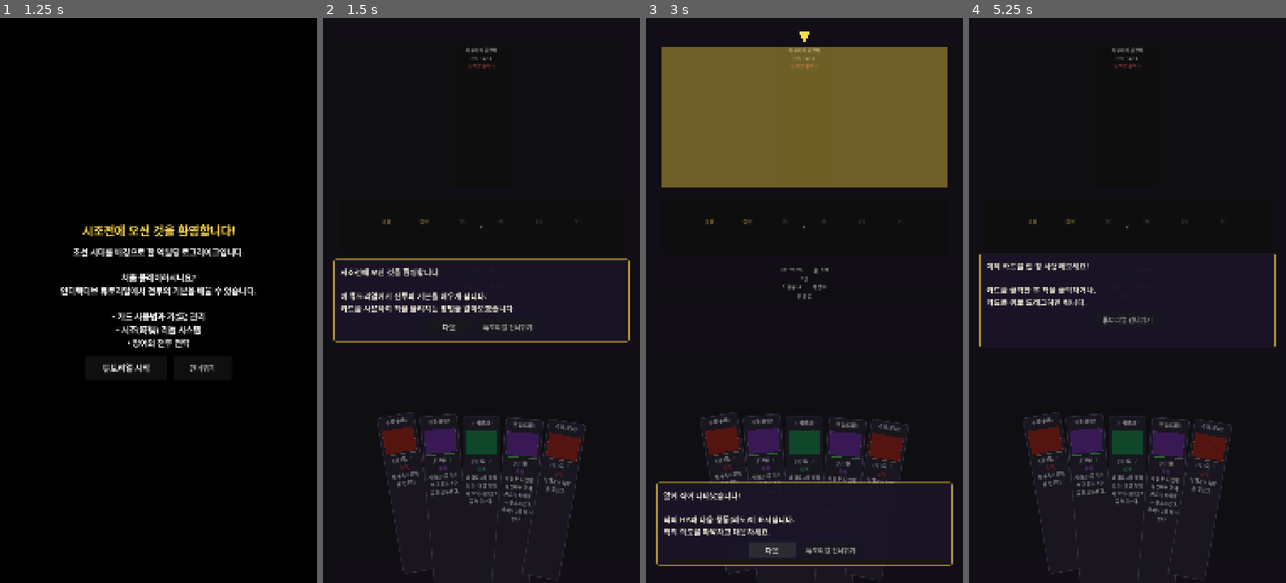
Above: before the commit, frames 1-4 (left to right).
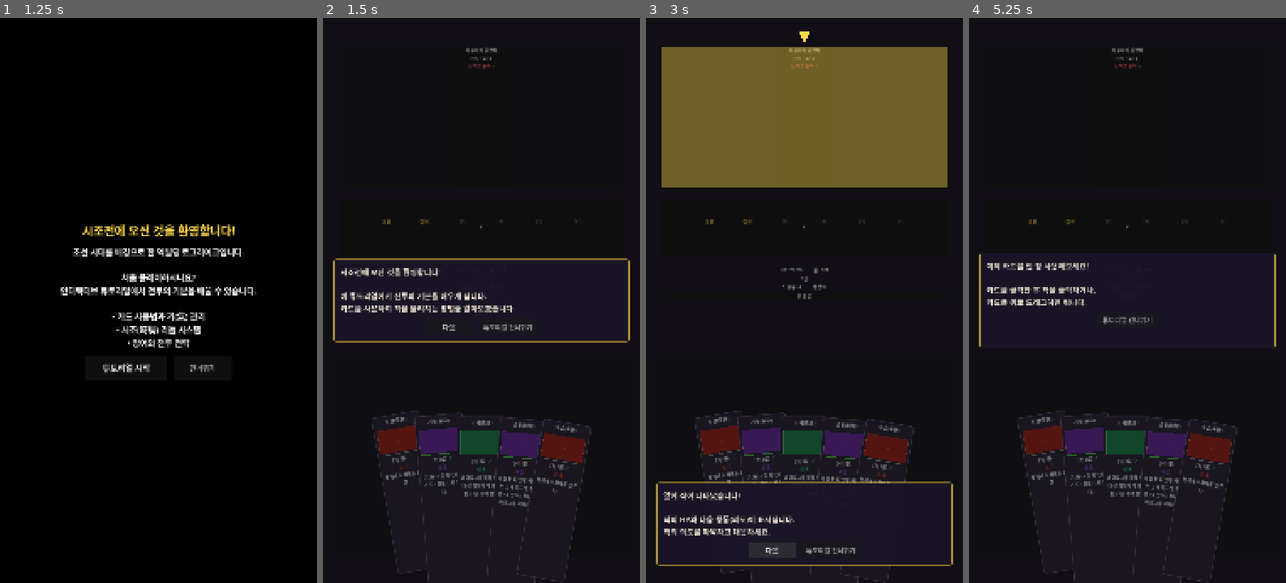
Above: after the commit, the same moments.

Repository: dongmin1213/Sijojeon
Game: Godot game, scene res://scenes/title/title_screen.tscn
Same seed, same stepped clock (60 frames per second), same inputs: the game is played once before the commit and once after it.
Inputs:
- Up to frame 1 (1.25 s): click "새 게임" at 0.5 s
- Up to frame 2 (1.5 s): click "튜토리얼 시작" at 1.25 s
- Up to frame 3 (3 s): click "▼" at 2 s; click "다음" at 2.75 s
- Up to frame 4 (5.25 s): click "다음" at 3.5 s; click "다음" at 4.25 s; click "다음" at 5 s

Frame 1 is identical in both runs. In frame 2, 2.3% of the frame differs, in the area x 15-85%, y 69-100%; in frame 3, 1.6%; in frame 4, 2.3%.

Commit message:
fix: 전체 UI 폰트 크기 및 요소 크기 모바일 가독성 개선
캐릭터 선택:
- 제목 폰트 32→42, 카드 내 폰트 최솟값 30-40% 상향

지도 화면:
- 노드 크기 160x80→200x100, 노드 라벨 폰트 20→28
- HUD 폰트: 막 26→34, HP/금화 22→28, 신분/당파/민심 18→24

전투 화면:
- 카드 크기 140x200→180x250 (더 넓고 덜 긴 비율)
- HUD 라벨 폰트 기본→28, 턴 24, 드로우/버림 22
- 시조 슬롯 120x60→140x70 + 폰트 24
- 적 정보 라벨 폰트 22-24 명시 추가
- 팝업 폰트 14-16→22-24, 상태이상 아이콘 11→18
- 액티브 스킬 버튼 120x40→160x56 + 폰트 24

Co-Authored-By: Paperclip <noreply@paperclip.ing>

Diff:
--- a/scenes/battle/battle.gd
+++ b/scenes/battle/battle.gd
@@ -184,15 +184,15 @@
 	var sijo_area := $SijoArea
 	_sijo_toggle_button = Button.new()
 	_sijo_toggle_button.text = "▼"
-	_sijo_toggle_button.custom_minimum_size = Vector2(40, 40)
-	_sijo_toggle_button.add_theme_font_size_override("font_size", 16)
+	_sijo_toggle_button.custom_minimum_size = Vector2(56, 56)
+	_sijo_toggle_button.add_theme_font_size_override("font_size", 24)
 	_sijo_toggle_button.pressed.connect(_on_sijo_toggle_pressed)
 	sijo_area.add_child(_sijo_toggle_button)
 	sijo_area.move_child(_sijo_toggle_button, 0)
 
 	_sijo_summary_label = Label.new()
 	_sijo_summary_label.horizontal_alignment = HORIZONTAL_ALIGNMENT_CENTER
-	_sijo_summary_label.add_theme_font_size_override("font_size", 14)
+	_sijo_summary_label.add_theme_font_size_override("font_size", 22)
 	_sijo_summary_label.add_theme_color_override("font_color", Color(0.7, 0.7, 0.7))
 	_sijo_summary_label.visible = false
 	sijo_area.add_child(_sijo_summary_label)
@@ -225,7 +225,8 @@
 		var label := Label.new()
 		label.text = "[%d]" % SijoSystem.PATTERN[i]
 		label.horizontal_alignment = HORIZONTAL_ALIGNMENT_CENTER
-		label.custom_minimum_size = Vector2(120, 60)
+		label.custom_minimum_size = Vector2(140, 70)
+		label.add_theme_font_size_override("font_size", 24)
 		label.add_theme_color_override("font_color", Color(0.5, 0.5, 0.5))
 		sijo_container.add_child(label)
 		sijo_slot_labels.append(label)
@@ -315,19 +316,23 @@
 			var name_label := Label.new()
 			name_label.text = enemy_name
 			name_label.horizontal_alignment = HORIZONTAL_ALIGNMENT_CENTER
+			name_label.add_theme_font_size_override("font_size", 24)
 			var hp_lbl := Label.new()
 			hp_lbl.text = "HP: %d/%d" % [enemy["current_hp"], enemy["max_hp"]]
 			hp_lbl.horizontal_alignment = HORIZONTAL_ALIGNMENT_CENTER
+			hp_lbl.add_theme_font_size_override("font_size", 22)
 
 			var intent_label := Label.new()
 			intent_label.horizontal_alignment = HORIZONTAL_ALIGNMENT_CENTER
 			intent_label.add_theme_color_override("font_color", Color(1, 0.4, 0.4))
+			intent_label.add_theme_font_size_override("font_size", 22)
 			var intent := battle_manager._get_enemy_intent(i)
 			intent_label.text = _format_intent(intent)
 
 			var block_val: int = enemy.get("block", 0)
 			var enemy_block_label := Label.new()
 			enemy_block_label.horizontal_alignment = HORIZONTAL_ALIGNMENT_CENTER
+			enemy_block_label.add_theme_font_size_override("font_size", 22)
 			enemy_block_label.text = "방어: %d" % block_val
 			enemy_block_label.visible = block_val > 0
 
@@ -522,7 +527,7 @@
 	popup.horizontal_alignment = HORIZONTAL_ALIGNMENT_CENTER
 	popup.anchors_preset = Control.PRESET_CENTER_TOP
 	popup.position.y = 120
-	popup.add_theme_font_size_override("font_size", 16)
+	popup.add_theme_font_size_override("font_size", 24)
 	popup.add_theme_color_override("font_color", Color(0.6, 1.0, 0.5))
 	add_child(popup)
 	var tween := create_tween()
@@ -579,7 +584,7 @@
 	popup.horizontal_alignment = HORIZONTAL_ALIGNMENT_CENTER
 	popup.anchors_preset = Control.PRESET_CENTER_TOP
 	popup.position.y = 60
-	popup.add_theme_font_size_override("font_size", 16)
+	popup.add_theme_font_size_override("font_size", 24)
 	popup.add_theme_color_override("font_color", RelicManager.get_relic_rarity_color(relic_id))
 	add_child(popup)
 	# 1.5초 후 자동 제거
@@ -592,6 +597,7 @@
 	_class_resource_label = Label.new()
 	var res_name := battle_manager.get_class_resource_name()
 	_class_resource_label.text = "%s: 0/%d" % [res_name, battle_manager.max_class_resource]
+	_class_resource_label.add_theme_font_size_override("font_size", 28)
 	_class_resource_label.add_theme_color_override("font_color", battle_manager.get_class_resource_color())
 	$BattleHUD/PlayerInfo.add_child(_class_resource_label)
 
@@ -601,7 +607,8 @@
 	var skill_name := battle_manager.get_active_skill_name()
 	_active_skill_button.text = skill_name
 	_active_skill_button.pressed.connect(_on_active_skill_pressed)
-	_active_skill_button.custom_minimum_size = Vector2(120, 40)
+	_active_skill_button.custom_minimum_size = Vector2(160, 56)
+	_active_skill_button.add_theme_font_size_override("font_size", 24)
 	$BattleHUD.add_child(_active_skill_button)
 
 
@@ -618,7 +625,7 @@
 	popup.horizontal_alignment = HORIZONTAL_ALIGNMENT_CENTER
 	popup.anchors_preset = Control.PRESET_CENTER_TOP
 	popup.position.y = 90
-	popup.add_theme_font_size_override("font_size", 14)
+	popup.add_theme_font_size_override("font_size", 22)
 	popup.add_theme_color_override("font_color", Color(0.6, 1.0, 0.6))
 	add_child(popup)
 	var tween := create_tween()
@@ -720,7 +727,7 @@
 
 			var label := Label.new()
 			label.horizontal_alignment = HORIZONTAL_ALIGNMENT_CENTER
-			label.add_theme_font_size_override("font_size", 11)
+			label.add_theme_font_size_override("font_size", 18)
 
 			if def:
 				label.add_theme_color_override("font_color", def.color)
--- a/scenes/battle/battle.tscn
+++ b/scenes/battle/battle.tscn
@@ -69,20 +69,24 @@
 [node name="HPLabel" type="Label" parent="BattleHUD/PlayerInfo"]
 layout_mode = 2
 text = "HP: 70/70"
+theme_override_font_sizes/font_size = 28
 
 [node name="QiLabel" type="Label" parent="BattleHUD/PlayerInfo"]
 layout_mode = 2
 text = "氣: 3/3"
+theme_override_font_sizes/font_size = 28
 
 [node name="BlockLabel" type="Label" parent="BattleHUD/PlayerInfo"]
 layout_mode = 2
 text = "방어: 0"
+theme_override_font_sizes/font_size = 28
 visible = false
 
 [node name="TurnLabel" type="Label" parent="BattleHUD"]
 layout_mode = 2
 text = "1턴"
 horizontal_alignment = 1
+theme_override_font_sizes/font_size = 24
 
 [node name="DeckInfo" type="HBoxContainer" parent="BattleHUD"]
 layout_mode = 2
@@ -92,14 +96,17 @@
 [node name="DrawPileLabel" type="Label" parent="BattleHUD/DeckInfo"]
 layout_mode = 2
 text = "드로우: 0"
+theme_override_font_sizes/font_size = 22
 
 [node name="DiscardPileLabel" type="Label" parent="BattleHUD/DeckInfo"]
 layout_mode = 2
 text = "버림: 0"
+theme_override_font_sizes/font_size = 22
 
 [node name="EndTurnButton" type="Button" parent="BattleHUD"]
 layout_mode = 2
 text = "턴 종료"
+theme_override_font_sizes/font_size = 28
 
 [node name="HandArea" type="PanelContainer" parent="."]
 layout_mode = 1
--- a/scenes/character_select/character_select.gd
+++ b/scenes/character_select/character_select.gd
@@ -24,7 +24,7 @@
 	# 뷰포트 비례 UI 스케일링 적용
 	var vp_size := get_viewport().get_visible_rect().size
 	var ui_scale := minf(vp_size.x / 1080.0, vp_size.y / 1920.0)
-	title_label.add_theme_font_size_override("font_size", int(32 * ui_scale))
+	title_label.add_theme_font_size_override("font_size", maxi(int(42 * ui_scale), 36))
 	card_container.add_theme_constant_override("separation", int(20 * ui_scale))
 
 	start_button.disabled = true
@@ -182,12 +182,12 @@
 	var panel_min_w := minf(300.0 * scale_x, (available_w - separation * (card_count - 1)) / card_count)
 	var panel_min_h := 420.0 * ui_scale
 
-	# 스케일된 폰트 크기 계산 (고DPI 기기에서 최소 크기 보장)
-	var fs_name := maxi(int(26 * ui_scale), 26)
-	var fs_stat := maxi(int(20 * ui_scale), 24)
-	var fs_skill_header := maxi(int(18 * ui_scale), 22)
-	var fs_skill_desc := maxi(int(16 * ui_scale), 20)
-	var fs_lock := maxi(int(28 * ui_scale), 28)
+	# 스케일된 폰트 크기 계산 (모바일 가독성 확보)
+	var fs_name := maxi(int(34 * ui_scale), 30)
+	var fs_stat := maxi(int(28 * ui_scale), 26)
+	var fs_skill_header := maxi(int(26 * ui_scale), 24)
+	var fs_skill_desc := maxi(int(22 * ui_scale), 22)
+	var fs_lock := maxi(int(36 * ui_scale), 30)
 	var margin_h := int(16 * ui_scale)
 	var margin_v := int(12 * ui_scale)
 
--- a/scenes/map/run_map.gd
+++ b/scenes/map/run_map.gd
@@ -35,7 +35,7 @@
 
 ## 기준 뷰포트 너비 (1080 기반 비례 스케일링)
 const BASE_VIEWPORT_WIDTH := 1080.0
-const BASE_NODE_SIZE := Vector2(160, 80)
+const BASE_NODE_SIZE := Vector2(200, 100)
 const BASE_ROW_SPACING := 160.0
 const BASE_MAP_PADDING_X := 80.0
 const BASE_MAP_PADDING_TOP := 40.0
@@ -139,7 +139,7 @@
 	var padding_x := BASE_MAP_PADDING_X * scale_factor
 	var padding_top := BASE_MAP_PADDING_TOP * scale_factor
 	var padding_bottom := BASE_MAP_PADDING_BOTTOM * scale_factor
-	var font_size := int(20.0 * scale_factor)
+	var font_size := maxi(int(28.0 * scale_factor), 24)
 
 	# 행 간격: 뷰포트 높이에 맞춰 동적 계산 (노드가 화면에 균등 분포)
 	var available_height: float = viewport_height - padding_top - padding_bottom - node_size.y
--- a/scenes/map/run_map.tscn
+++ b/scenes/map/run_map.tscn
@@ -47,7 +47,7 @@
 size_flags_horizontal = 3
 text = "1막"
 horizontal_alignment = 1
-theme_override_font_sizes/font_size = 26
+theme_override_font_sizes/font_size = 34
 theme_override_colors/font_color = Color(0.9, 0.85, 0.6, 1)
 
 [node name="Spacer" type="Control" parent="HUD/TopRow"]
@@ -62,13 +62,13 @@
 [node name="HPLabel" type="Label" parent="HUD/HBoxContainer"]
 layout_mode = 2
 text = "HP: 70/70"
-theme_override_font_sizes/font_size = 22
+theme_override_font_sizes/font_size = 28
 theme_override_colors/font_color = Color(0.9, 0.35, 0.35, 1)
 
 [node name="GoldLabel" type="Label" parent="HUD/HBoxContainer"]
 layout_mode = 2
 text = "금화: 99"
-theme_override_font_sizes/font_size = 22
+theme_override_font_sizes/font_size = 28
 theme_override_colors/font_color = Color(1, 0.85, 0.3, 1)
 
 [node name="SubHBox" type="HBoxContainer" parent="HUD"]
@@ -79,19 +79,19 @@
 [node name="JibunLabel" type="Label" parent="HUD/SubHBox"]
 layout_mode = 2
 text = "신분: 평민"
-theme_override_font_sizes/font_size = 18
+theme_override_font_sizes/font_size = 24
 theme_override_colors/font_color = Color(0.7, 0.85, 1.0, 1)
 
 [node name="FactionLabel" type="Label" parent="HUD/SubHBox"]
 layout_mode = 2
 text = "당파: --"
-theme_override_font_sizes/font_size = 18
+theme_override_font_sizes/font_size = 24
 theme_override_colors/font_color = Color(0.85, 0.75, 0.3, 1)
 
 [node name="MinshimLabel" type="Label" parent="HUD/SubHBox"]
 layout_mode = 2
 text = "민심: 50"
-theme_override_font_sizes/font_size = 18
+theme_override_font_sizes/font_size = 24
 theme_override_colors/font_color = Color(0.4, 0.9, 0.4, 1)
 
 [node name="ScrollContainer" type="ScrollContainer" parent="."]
--- a/scenes/ui/card_ui.gd
+++ b/scenes/ui/card_ui.gd
@@ -46,8 +46,8 @@
 var _long_press_triggered: bool = false
 
 # 뷰포트 기준 카드 크기 비율 (1080x1920 기본 해상도 기준)
-const BASE_CARD_WIDTH := 140.0
-const BASE_CARD_HEIGHT := 200.0
+const BASE_CARD_WIDTH := 180.0
+const BASE_CARD_HEIGHT := 250.0
 const BASE_VIEWPORT_WIDTH := 1080.0
 
 # 카드 타입별 색상
